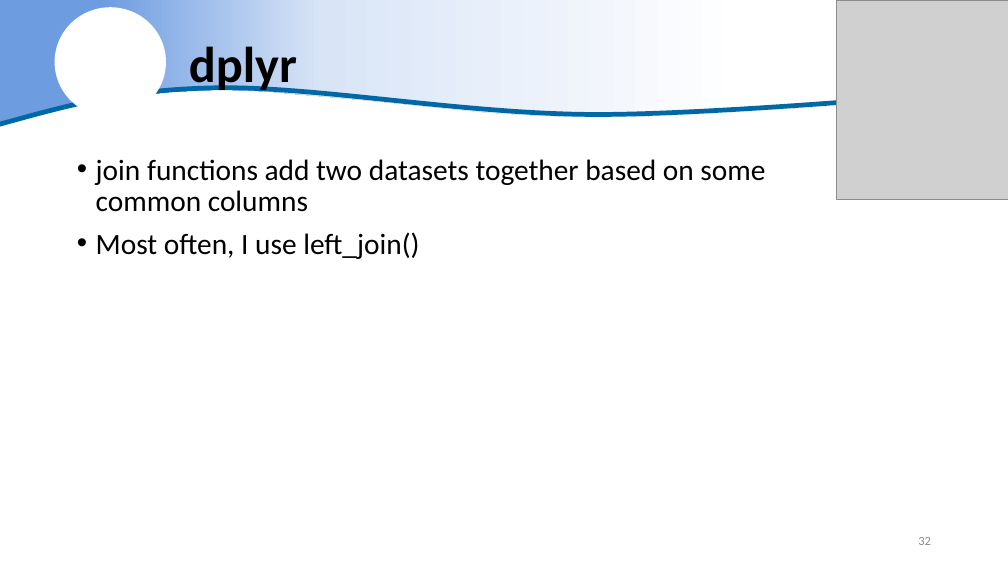
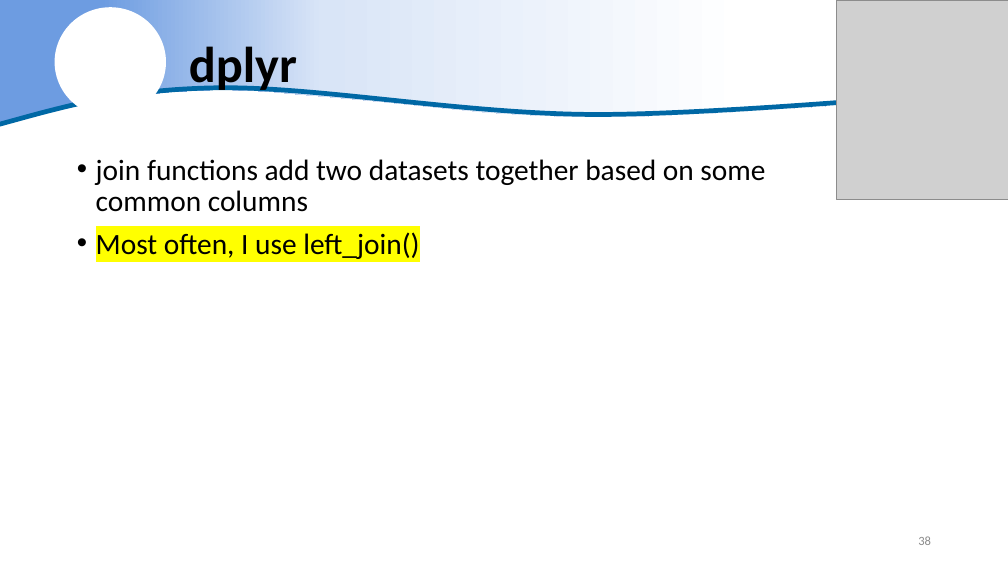
Before and after one commit to justinpriest/R_Intro_ADFG, a slide deck: slide 38 of The Basics of R - Day 2.pptx (slide 32 before the commit). Drawn at 1008x567 pixels with LibreOffice and Linux fonts; fonts in the diff are those of the drawing; grey boxes stand for pictures; background and template pictures are left out. Boxes give left, top, right and bottom in pixels: in the first picture for what was removed or moved away, otherwise in the second. Text is boxed around its words. In the diff, an @@ line names an element or a change of style, - is before the commit and + after.

```diff
--- a/The Basics of R - Day 2.pptx
+++ b/The Basics of R - Day 2.pptx
@@ text at (x1=96, y1=232, x2=419, y2=259): highlight none to #FFFF00 in "Most often, I use left_join()" @@
@@ page number at (x1=918, y1=536, x2=931, y2=545): text changed @@
-32
+38
```
Also in this commit, not shown: 17 other slides changed, 7 slides added, 19 other files.
